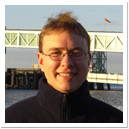
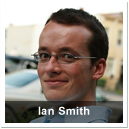
Revision of a layered 129 x 129 image; what changed, layer by layer:
showed "Ian Smith" over (x1=38, y1=106, x2=90, y2=115)
showed "Layer 3" over (x1=5, y1=101, x2=123, y2=123)
added layer "Layer 9" above "Layer 7" over (x1=5, y1=5, x2=123, y2=123)
